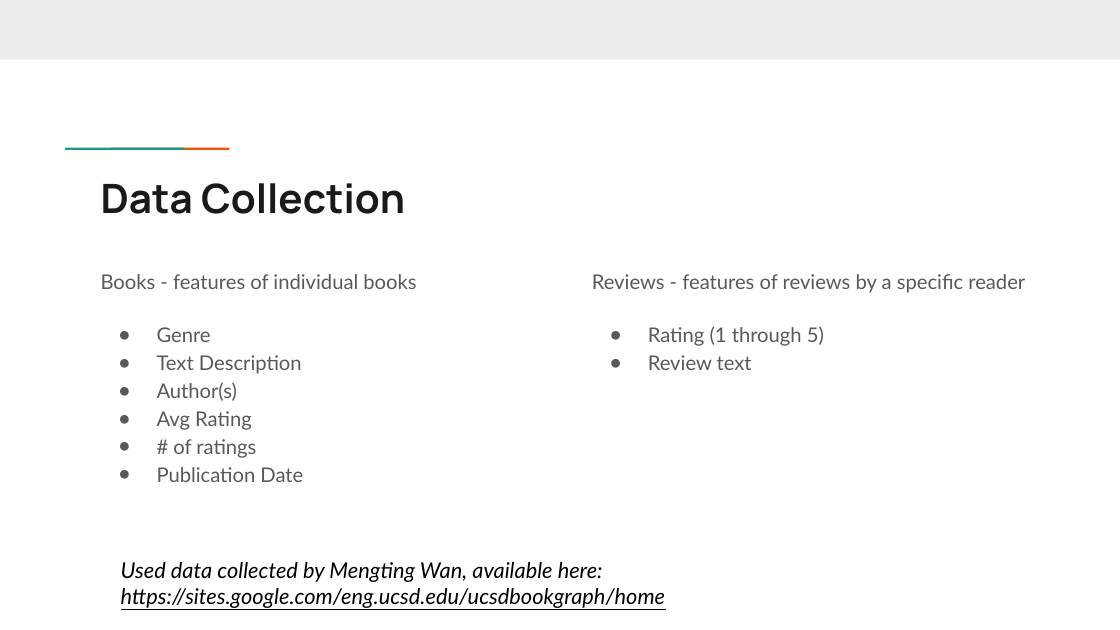
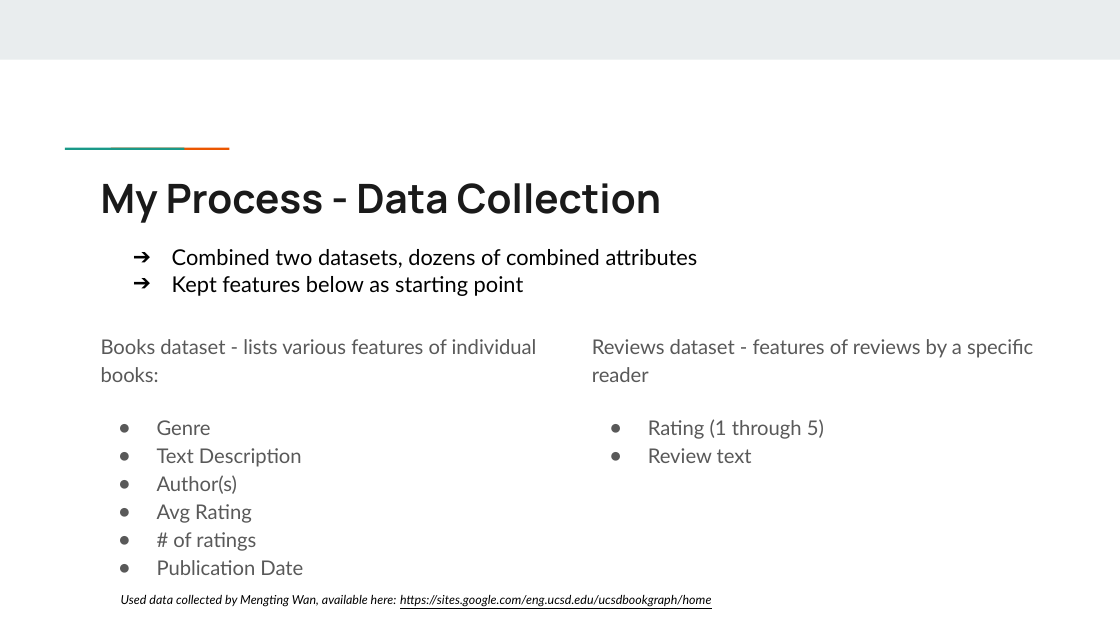
Before and after one commit to markdurrenberger/Goodreads_Book_Recommender, a slide deck: slide 4 of Executive_Presentation.pptx (slide 3 before the commit). Drawn at 1120x630 pixels with LibreOffice and Linux fonts; fonts in the diff are those of the drawing. Boxes give left, top, right and bottom in pixels: in the first picture for what was removed or moved away, otherwise in the second. Text is boxed around its words. In the diff, an @@ line names an element or a change of style, - is before the commit and + after.

Commit message:
final presentation file

```diff
--- a/Executive_Presentation.pptx
+++ b/Executive_Presentation.pptx
@@ title at bbox=[101, 183, 661, 223]: text changed @@
-Data Collection
+My Process - Data Collection
@@ text added at bbox=[172, 249, 698, 296], 14 pt, text #000000 @@
+➔ Combined two datasets, dozens of combined attributes
+➔ Kept features below as starting point
@@ text "Books dataset - lists various ...": place and size @@
-text "Books dataset - lists various ..." at bbox=[101, 274, 416, 482]
+text "Books dataset - lists various ..." at bbox=[101, 339, 537, 575]
@@ text "Reviews dataset - features of ...": place and size @@
-text "Reviews dataset - features of ..." at bbox=[592, 274, 1025, 370]
+text "Reviews dataset - features of ..." at bbox=[592, 339, 1033, 463]
@@ text at bbox=[101, 339, 537, 382]: text changed @@
-Books - features of individual books
+Books dataset - lists various features of individual books:
@@ text at bbox=[592, 339, 1033, 382]: text changed @@
-Reviews - features of reviews by a specific reader
+Reviews dataset - features of reviews by a specific reader
@@ text "Used data collected by Mengting ...": place and size @@
-text "Used data collected by Mengting ..." at bbox=[121, 562, 665, 608]
+text "Used data collected by Mengting ..." at bbox=[121, 595, 711, 607]
@@ text "Used data collected by Mengting ..." at bbox=[121, 595, 711, 607]: size 14 to 8 pt @@
```
Also in this commit, not shown: 4 other slides changed, 2 slides added, 2 slides removed.
